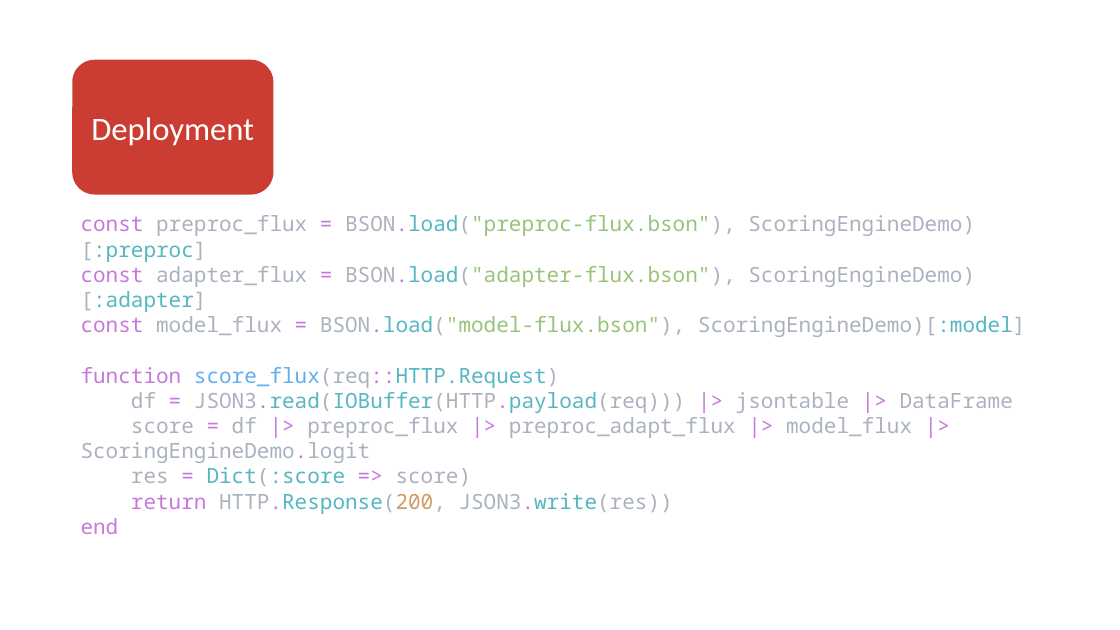
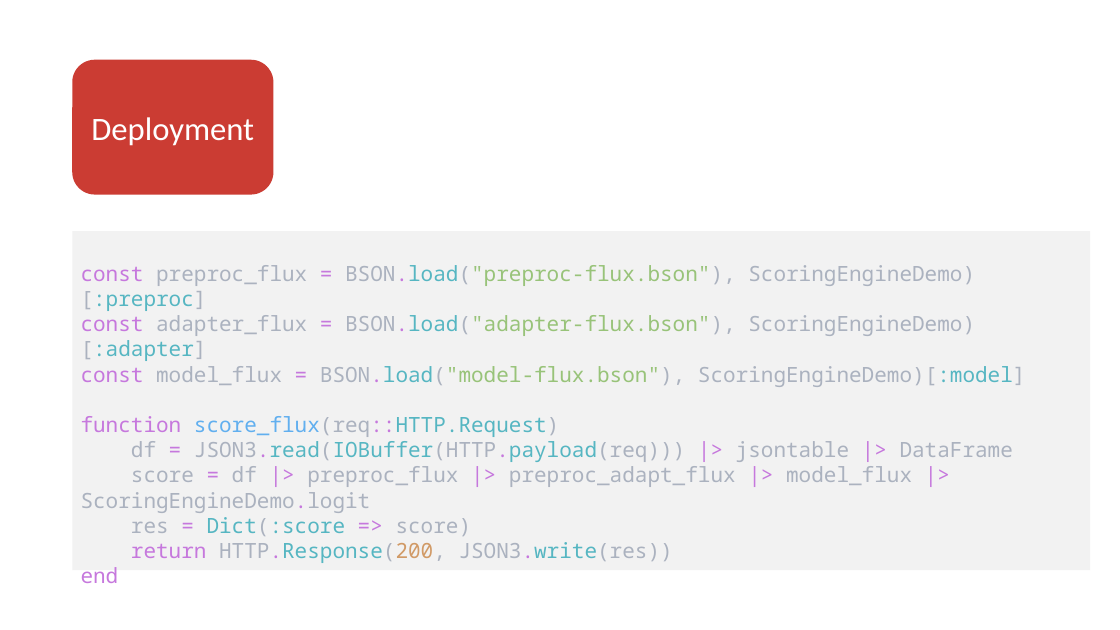
Before and after one commit to JuliaComputing/ScoringEngineDemo.jl, a slide deck: slide 12 of webinar-2022-02-15.pptx (slide 10 before the commit). Drawn at 1120x630 pixels with LibreOffice and Linux fonts; fonts in the diff are those of the drawing. Boxes give left, top, right and bottom in pixels: in the first picture for what was removed or moved away, otherwise in the second. Text is boxed around its words. In the diff, an @@ line names an element or a change of style, - is before the commit and + after.

```diff
--- a/webinar-2022-02-15.pptx
+++ b/webinar-2022-02-15.pptx
@@ rectangle "const preproc_flux = BSON.load("preproc-flux.bson"), Scoring ...": place and size @@
-rectangle "const preproc_flux = BSON.load("preproc-flux.bson"), Scoring ..." at box(81, 215, 1026, 534)
+rectangle "const preproc_flux = BSON.load("preproc-flux.bson"), Scoring ..." at box(72, 231, 1091, 571)
@@ rectangle "const preproc_flux = BSON.load("preproc-flux.bson"), Scoring ..." at box(72, 231, 1091, 571): fill none to #F2F2F2 @@
```
Also in this commit, not shown: 4 other slides changed, 5 slides added, 1 slide removed, 1 other file.
